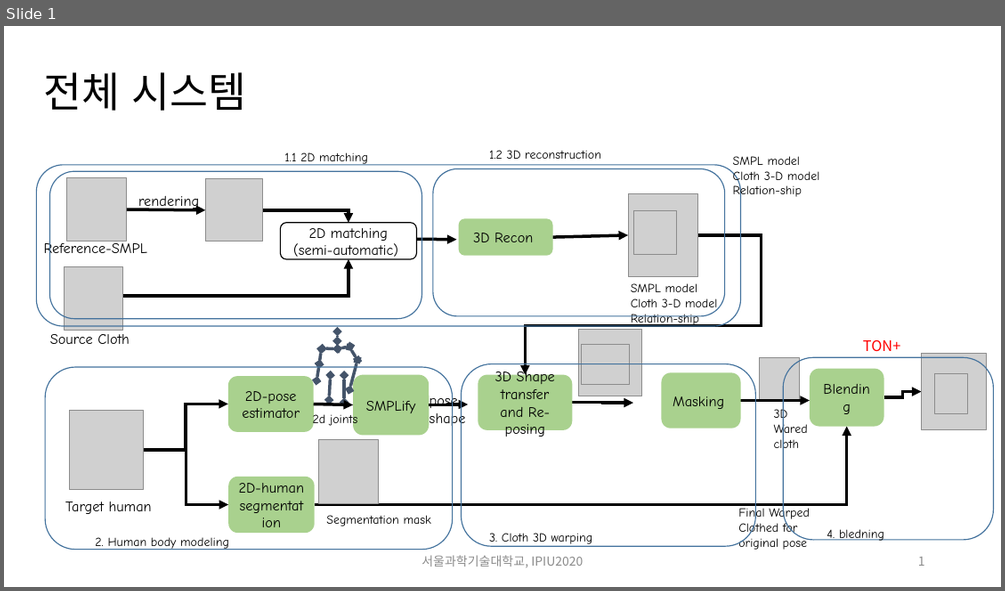
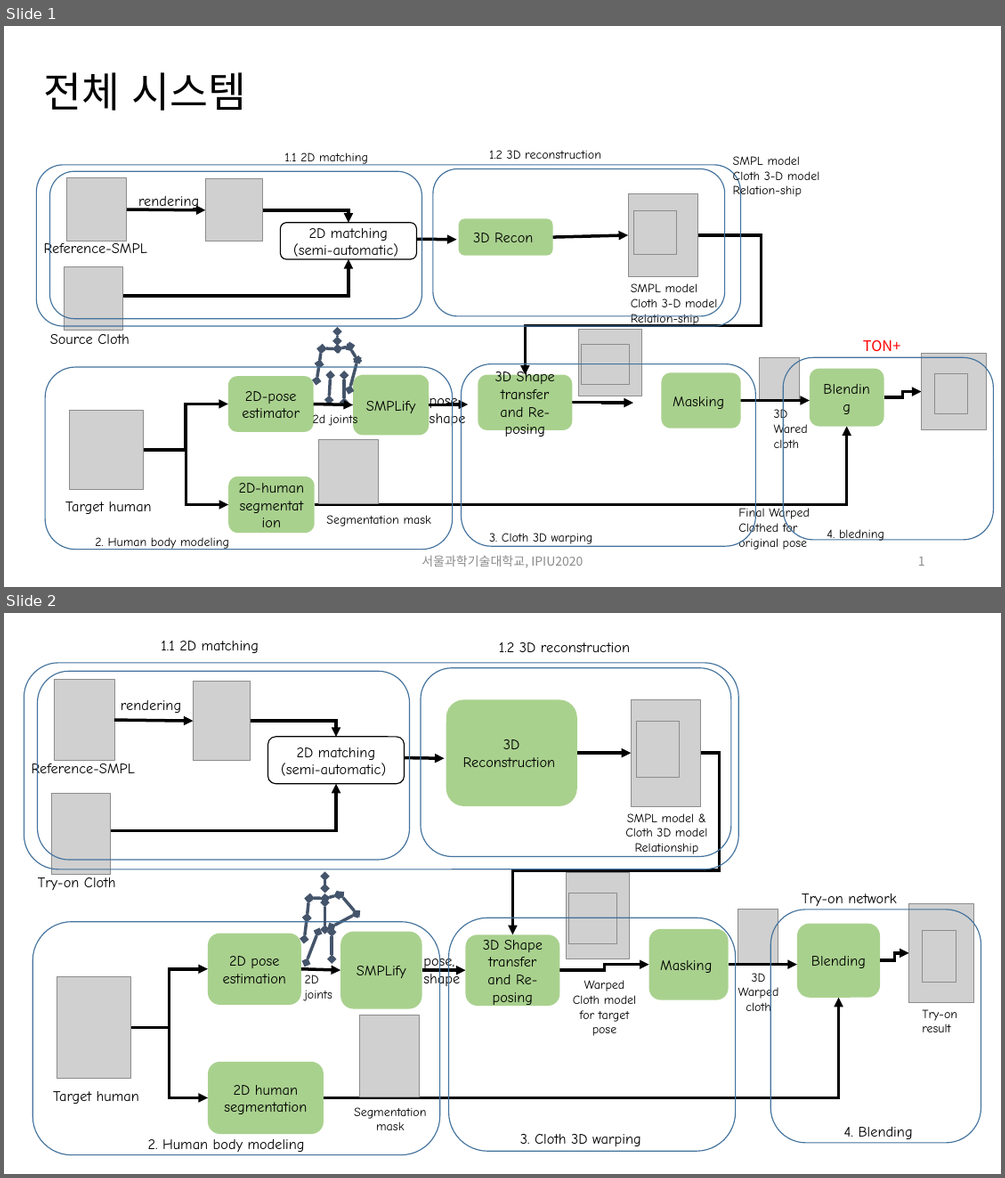
Before and after one commit to ahnHeejune/eccv20_3d, a slide deck: figures/3dvtonfigures.pptx. Shown one above the other, each under a label of ours: slide 1 before the commit, slides 1 and 2 after it. The pictures are 1005x591 and 1005x1178 pixels, drawn with LibreOffice and Linux fonts; fonts in the diff are those of the drawing; grey boxes stand for pictures. Boxes give left, top, right and bottom in pixels: in the first picture for what was removed or moved away, otherwise in the second. Text is boxed around its words. In the diff, an @@ line names an element or a change of style, - is before the commit and + after.

```diff
--- a/figures/3dvtonfigures.pptx
+++ b/figures/3dvtonfigures.pptx
@@ slide 2 added at bbox=[4, 613, 1001, 1174], background #FFFFFF @@
@@ double arrow added from (324, 929) to (324, 902), #44546A 3 pt @@
@@ text added at bbox=[801, 893, 896, 906], 14 pt, text #000000 @@
+Try-on network
@@ text added at bbox=[922, 1009, 957, 1032], 12 pt, text #000000 @@
+Try-on result
@@ group added at bbox=[24, 641, 980, 1155]: 15 texts, 14 rounded rectangles, 12 pictures, 10 elbow arrows, 9 double arrows, 4 arrows @@
+SMPLify
+2D pose
+estimation
+2D human
+segmentation
+2D joints
+SMPL model &
+Cloth 3D model
+Relationship
+Segmentation mask
+Blending
+3D Warped cloth
+Warped
+Cloth model for target pose
+pose, shape
+Reference-SMPL
+Try-on Cloth
+2D matching
+(semi-automatic)
+rendering
+3D Reconstruction
+Target human
+3D Shape transfer and Re-posing
+Masking
+1.1 2D matching
+1.2 3D reconstruction
+2. Human body modeling
+3. Cloth 3D warping
+4. Blending
```
Also in this commit, not shown: 6 other files.
